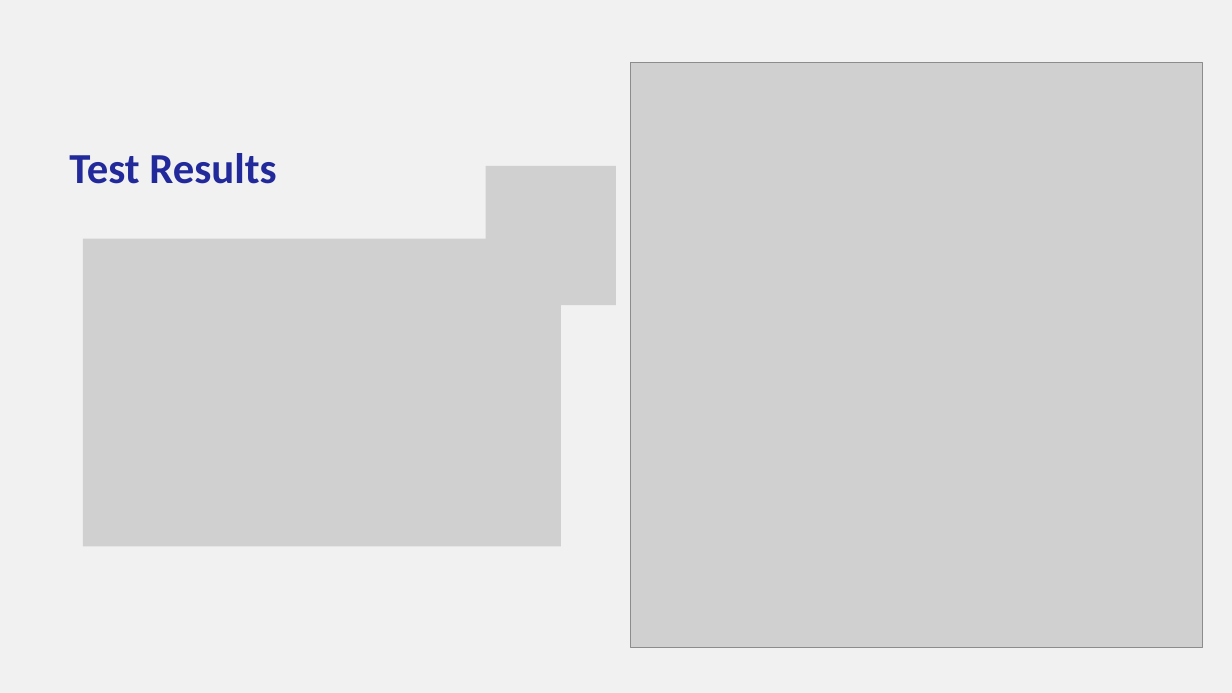
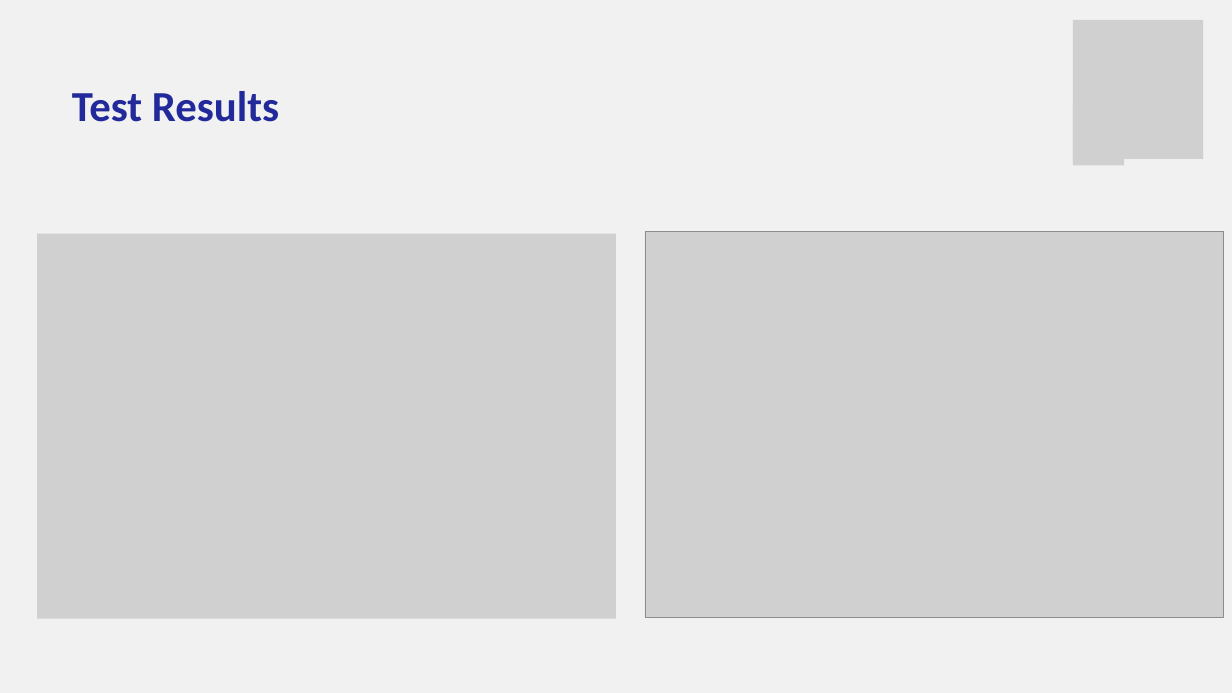
Before and after one commit to Abeer-Tlalka/QA_Automation_middle_project, a slide deck: slide 10 of QA Automation AbeerTlalka.pptx (slide 8 before the commit). Drawn at 1232x693 pixels with LibreOffice and Linux fonts; fonts in the diff are those of the drawing; grey boxes stand for pictures. Boxes give left, top, right and bottom in pixels: in the first picture for what was removed or moved away, otherwise in the second. Text is boxed around its words. In the diff, an @@ line names an element or a change of style, - is before the commit and + after.

```diff
--- a/QA Automation AbeerTlalka.pptx
+++ b/QA Automation AbeerTlalka.pptx
@@ picture added at box(1073, 20, 1203, 159) @@
@@ text "Test Results": place and size @@
-text "Test Results" at box(69, 153, 276, 184)
+text "Test Results" at box(72, 91, 279, 122)
@@ picture added at box(1073, 105, 1124, 165) @@
@@ picture removed at box(486, 166, 616, 305) @@
@@ picture: place and size @@
-picture at box(83, 238, 561, 546)
+picture at box(37, 233, 616, 618)
@@ picture: place and size @@
-picture at box(631, 63, 1203, 647)
+picture at box(645, 232, 1224, 617)
```
Also in this commit, not shown: 6 other slides changed, 2 slides added.
